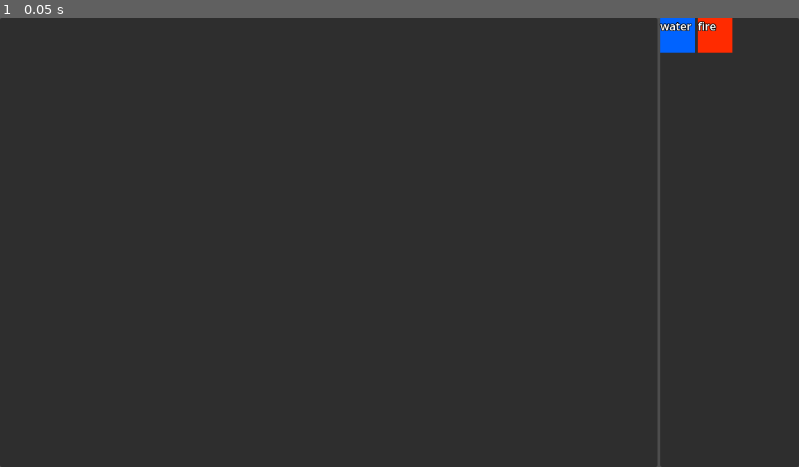
Above: before the commit, frame 1.
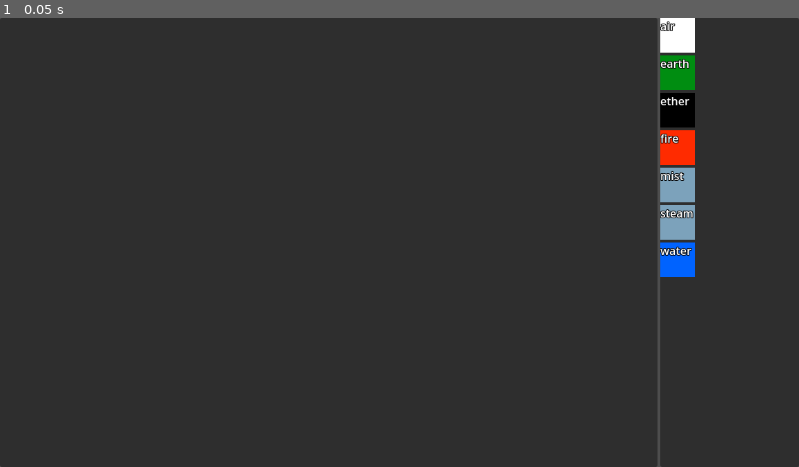
Above: after the commit, the same moment.

Repository: loteque/2024_oh_jam
Game: Godot game, scene res://crafter.tscn
The game is run twice, just before and just after one commit, with the same random seed, the same clock (stepped at 60 frames per second) and the same inputs.
Inputs:
- Up to frame 1 (0.05 s): no input

The runs differ from the first frame. In frame 1, 2.7% of the frame differs, in the area x 82-92%, y 0-58%.

Commit message:
Add resource generation

Diff:
--- a/alchemy-game/project/crafter.tscn
+++ b/alchemy-game/project/crafter.tscn
@@ -1,9 +1,14 @@
-[gd_scene load_steps=6 format=3 uid="uid://6fxpkiwcxgwd"]
+[gd_scene load_steps=11 format=3 uid="uid://6fxpkiwcxgwd"]
 
-[ext_resource type="Script" path="res://ingredients_list.gd" id="1_x666a"]
-[ext_resource type="Script" path="res://ingredient/ingredient.gd" id="2_wx3to"]
-[ext_resource type="Resource" uid="uid://cq3gl7ts0qrj8" path="res://ingredient/resources/water.tres" id="3_3mgkr"]
-[ext_resource type="Resource" uid="uid://dyjy6u8w6aq6v" path="res://ingredient/resources/fire.tres" id="4_rd542"]
+[ext_resource type="Script" path="res://ingredients_list.gd" id="1_0af22"]
+[ext_resource type="Script" path="res://ingredient/ingredient.gd" id="2_6xyn0"]
+[ext_resource type="Resource" uid="uid://5uukegsnjg2r" path="res://ingredient/resources/air.tres" id="3_khskh"]
+[ext_resource type="Resource" uid="uid://bvf4orak6msq5" path="res://ingredient/resources/earth.tres" id="4_kk1uo"]
+[ext_resource type="Resource" uid="uid://cx4815dnmjp2f" path="res://ingredient/resources/ether.tres" id="5_mgxev"]
+[ext_resource type="Resource" uid="uid://dyjy6u8w6aq6v" path="res://ingredient/resources/fire.tres" id="6_uhmox"]
+[ext_resource type="Resource" uid="uid://bretspr6u5ibi" path="res://ingredient/resources/mist.tres" id="7_rk0je"]
+[ext_resource type="Resource" uid="uid://behkatopicuhv" path="res://ingredient/resources/steam.tres" id="8_w25f1"]
+[ext_resource type="Resource" uid="uid://cq3gl7ts0qrj8" path="res://ingredient/resources/water.tres" id="9_itay4"]
 
 [sub_resource type="Theme" id="Theme_awqqe"]
 Label/constants/outline_size = 4
@@ -34,8 +39,10 @@
 custom_minimum_size = Vector2(200, 0)
 layout_mode = 2
 
-[node name="IngredientsList" type="HFlowContainer" parent="HBoxContainer/PanelContainer"]
+[node name="ScrollContainer" type="ScrollContainer" parent="HBoxContainer/PanelContainer"]
 layout_mode = 2
-script = ExtResource("1_x666a")
-ingredients = Array[ExtResource("2_wx3to")]([ExtResource("3_3mgkr"), ExtResource("4_rd542")])
-metadata/_edit_lock_ = true
+
+[node name="HFlowContainer" type="HFlowContainer" parent="HBoxContainer/PanelContainer/ScrollContainer"]
+layout_mode = 2
+script = ExtResource("1_0af22")
+ingredients = Array[ExtResource("2_6xyn0")]([ExtResource("3_khskh"), ExtResource("4_kk1uo"), ExtResource("5_mgxev"), ExtResource("6_uhmox"), ExtResource("7_rk0je"), ExtResource("8_w25f1"), ExtResource("9_itay4")])
--- a/alchemy-game/project/generate_ingredients.gd
+++ b/alchemy-game/project/generate_ingredients.gd
@@ -1,29 +1,118 @@
+class_name IngredientUtil
 extends Node
 
-
+func save_ingredients(ingredients: Array[Ingredient], path: String):
+  for ingredient in ingredients:
+    ResourceSaver.save(ingredient, path + ingredient.name + ".tres")
 
 func _ready() -> void:
-  var ingredient = Ingredient.new()
-  ingredient.name = "SAMPLE"
-  #ingredient.ingredients
-  ingredient.color = Color(1, 1, 1)
-  var err = ResourceSaver.save(ingredient, "res://test_ingredients/" + ingredient.name + ".tres")
-  print(err)
+  var ingredients: Array[Ingredient] = get_ingredients()
+  var permutations: Array[Array] = create_permutations(ingredients)
+  var new_ingredients = create_ingredients_from_permutations(permutations)
+  for ingredient in new_ingredients:
+    print(ingredient.name)
+    print(ingredient.ingredients)
+  var path: String = "res://test_ingredients/"
+  save_ingredients(new_ingredients, path)
+  #var ingredient = Ingredient.new()
+  #ingredient.name = "SAMPLE"
+  ##ingredient.ingredients
+  #ingredient.color = Color(1, 1, 1)
+  #var err = ResourceSaver.save(ingredient, "res://test_ingredients/" + ingredient.name + ".tres")
+  #print(err)
 
-func create_permutations() -> Array[Array]:
+#func create_permutations() -> Array[Array]:
   # get all ingredients from: res://ingredient/resources
   # save them as var ingredients: Array[Ingredient]
 
-  # Create a starting index for ingredient pairs.
-  # For each ingredient:
-  # var pairs_for_this_ingredient
-  #for ingre
-  # pair it will all other ingredients that is hasn't been paired with yet including itself.
-  # incriment the pairing index by 1.
+static func get_ingredients() -> Array[Ingredient]:
+  var ingredients: Array[Ingredient] = []
+  var path = "res://ingredient/resources"
+  #path = "res://test_ingredients/"
+  var dir: DirAccess = DirAccess.open(path)
+  if dir:
+    dir.list_dir_begin()
+    while true:
+      var file: String = dir.get_next()
+      if file == "":
+          break  # No more files to process
 
+      # Check if the file has a .tres extension
+      if file.ends_with(".tres"):
+          var full_path: String = path + "/" + file
 
-  return []
-  pass
+          # Load the resource from the file path
+          var resource: Resource = ResourceLoader.load(full_path)
+
+          # Ensure the resource is valid and is of type Ingredient
+          if resource and resource is Ingredient:
+              ingredients.append(resource)
+          else:
+              push_error("Failed to load Ingredient from: " + full_path)
+    # End the directory listing
+    dir.list_dir_end()
+  else:
+      push_error("Failed to open directory: " + path)
+  #print(ingredients.map(func(ing): return ing.name))
+  ingredients.sort_custom(func(a, b): return a.name < b.name)
+  return ingredients
+
+func calculate_new_order(ingredient_a: Ingredient, ingredient_b: Ingredient):
+  return max(ingredient_a.order, ingredient_b.order) + 1
+
+func array_in_list(arr: Array, list: Array[Array]):
+  return list.any(func(pair): return arr == pair)
+
+func print_pairs(pairs: Array[Array]):
+  for pair: Array[Ingredient] in pairs:
+    if pair.size() < 2: continue
+    print(pair[0].name, " ", pair[1].name)
+
+func create_permutations(ingredients: Array[Ingredient]) -> Array[Array]:
+    var permutations: Array[Array] = []
+    var existing_pairs: Array[Array] = []
+    var ingredient_pairs = ingredients.map(func(ingredient): return ingredient.ingredients)
+    existing_pairs.append_array(ingredient_pairs)
+    #print_pairs(existing_pairs)
+    # Iterate through each ingredient using its index
+    for i in range(ingredients.size()):
+        var current_ingredient = ingredients[i]
+
+        # Pair the current ingredient with itself and all subsequent ingredients
+        for j in range(i, ingredients.size()):
+            var paired_ingredient = ingredients[j]
+            var new_pair = [current_ingredient, paired_ingredient]
+            var already_exists = array_in_list(new_pair, existing_pairs)
+            #print(already_exists)
+            if not already_exists:
+              permutations.append(new_pair)
+            # Optional: If you need to keep track of pair indices, you can store (i, j) instead
+            # permutations.append([i, j])
+
+              #print([current_ingredient.name, paired_ingredient.name])
+              #print("Current orders: ", current_ingredient.order, " ", paired_ingredient.order, ", new order: ", new_order)
+
+    return permutations
+
+func create_ingredients_from_permutations(permutations: Array[Array]) -> Array[Ingredient]:
+  var ingredients: Array[Ingredient] = []
+  for pair: Array[Ingredient] in permutations:
+    var ingredient_a = pair[0]
+    var ingredient_b = pair[1]
+    var new_ingredient = Ingredient.new()
+    new_ingredient.order = calculate_new_order(ingredient_a, ingredient_b)
+    new_ingredient.name  = ingredient_a.name + ingredient_b.name
+    new_ingredient.ingredients = [ingredient_a, ingredient_b] as Array[Ingredient]
+    new_ingredient.color = generate_color(ingredient_a.color, ingredient_b.color)
+    ingredients.append(new_ingredient)
+
+  return ingredients
+
+func generate_color(color_a: Color, color_b: Color) -> Color:
+  if color_a == color_b:
+    return color_a.darkened(0.15)
+  return color_a.lerp(color_b, 0.5)
+
 
 func get_ingredient_by_name(ingredient_name: String):
   pass
--- a/alchemy-game/project/ingredient/resources/air.tres
+++ b/alchemy-game/project/ingredient/resources/air.tres
@@ -6,4 +6,5 @@
 script = ExtResource("1_rem6n")
 name = "air"
 ingredients = Array[ExtResource("1_rem6n")]([])
-color = Color(0, 0.388235, 1, 1)
+color = Color(1, 1, 1, 1)
+order = 0
--- a/alchemy-game/project/ingredient/resources/earth.tres
+++ b/alchemy-game/project/ingredient/resources/earth.tres
@@ -6,4 +6,5 @@
 script = ExtResource("1_rw6d8")
 name = "earth"
 ingredients = Array[ExtResource("1_rw6d8")]([])
-color = Color(0, 0.388235, 1, 1)
+color = Color(1.20327e-07, 0.552708, 0.0691723, 1)
+order = 0
--- a/alchemy-game/project/ingredient/resources/ether.tres
+++ b/alchemy-game/project/ingredient/resources/ether.tres
@@ -6,4 +6,5 @@
 script = ExtResource("1_stvum")
 name = "ether"
 ingredients = Array[ExtResource("1_stvum")]([])
-color = Color(0, 0.388235, 1, 1)
+color = Color(0, 0, 0, 1)
+order = 0
--- a/alchemy-game/project/ingredients_list.gd
+++ b/alchemy-game/project/ingredients_list.gd
@@ -1,9 +1,9 @@
-@tool
 extends HFlowContainer
 
 @export var ingredients: Array[Ingredient]
 
 func _enter_tree() -> void:
+  ingredients = IngredientUtil.get_ingredients()
   for ingredient: Ingredient in ingredients:
     var ingredient_node: IngredientNode = IngredientNode.new(ingredient)
     add_child(ingredient_node)
--- a/alchemy-game/project/test_ingredients/SAMPLE.tres
+++ /dev/null
@@ -1,9 +0,0 @@
-[gd_resource type="Resource" script_class="Ingredient" load_steps=2 format=3]
-
-[ext_resource type="Script" path="res://ingredient.gd" id="1_unp0i"]
-
-[resource]
-script = ExtResource("1_unp0i")
-name = "SAMPLE"
-ingredients = Array[ExtResource("1_unp0i")]([])
-color = Color(1, 1, 1, 1)
